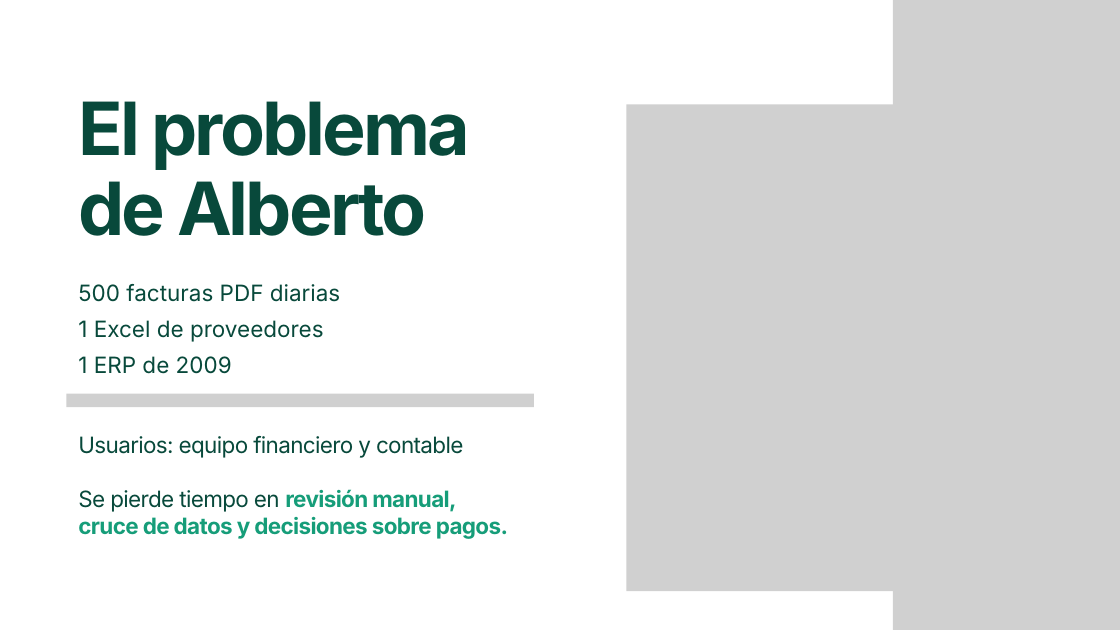
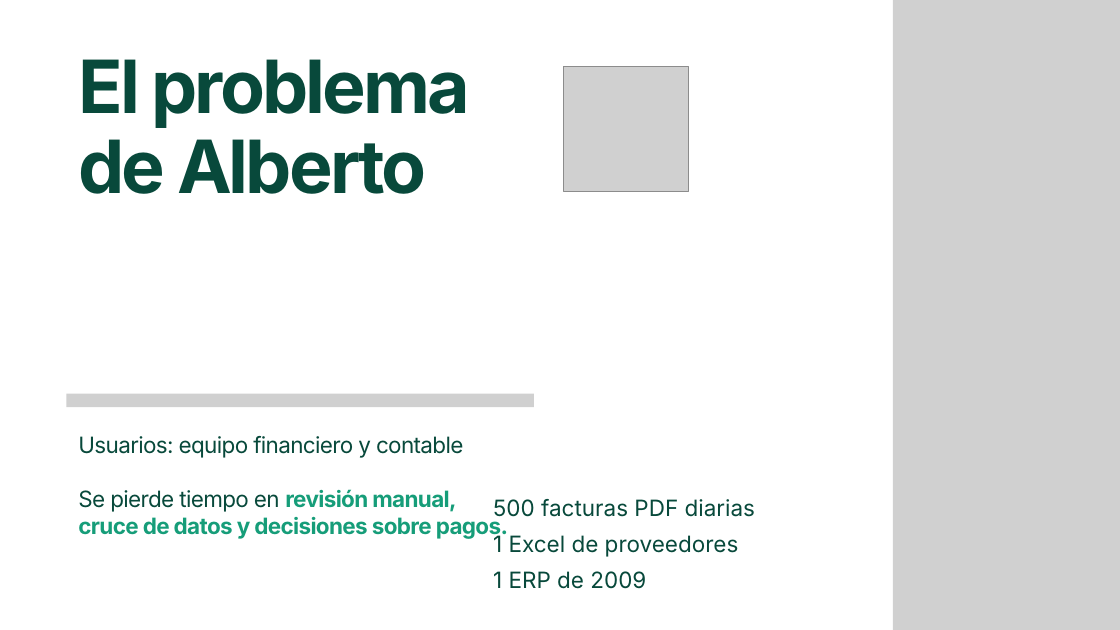
Before and after one commit to javiersaguar/HS-Maisa, a slide deck: slide 2 of presentaciones/Alberto AI.v1.pptx. Drawn at 1120x630 pixels with LibreOffice and Linux fonts; fonts in the diff are those of the drawing; grey boxes stand for pictures; background and template pictures are left out. Boxes give left, top, right and bottom in pixels: in the first picture for what was removed or moved away, otherwise in the second. Text is boxed around its words. In the diff, an @@ line names an element or a change of style, - is before the commit and + after.

```diff
--- a/presentaciones/Alberto AI.v1.pptx
+++ b/presentaciones/Alberto AI.v1.pptx
@@ text "El problema": place and size @@
-text "El problema" at [78,101,471,236]
+text "El problema" at [78,59,471,194]
@@ picture added at [563,66,688,191] @@
@@ picture removed at [626,105,1120,591] @@
@@ text "500 facturas PDF diarias": place and size @@
-text "500 facturas PDF diarias" at [78,284,340,374]
+text "500 facturas PDF diarias" at [493,499,755,589]
```
Also in this commit, not shown: 1 slide added, 1 slide removed.
